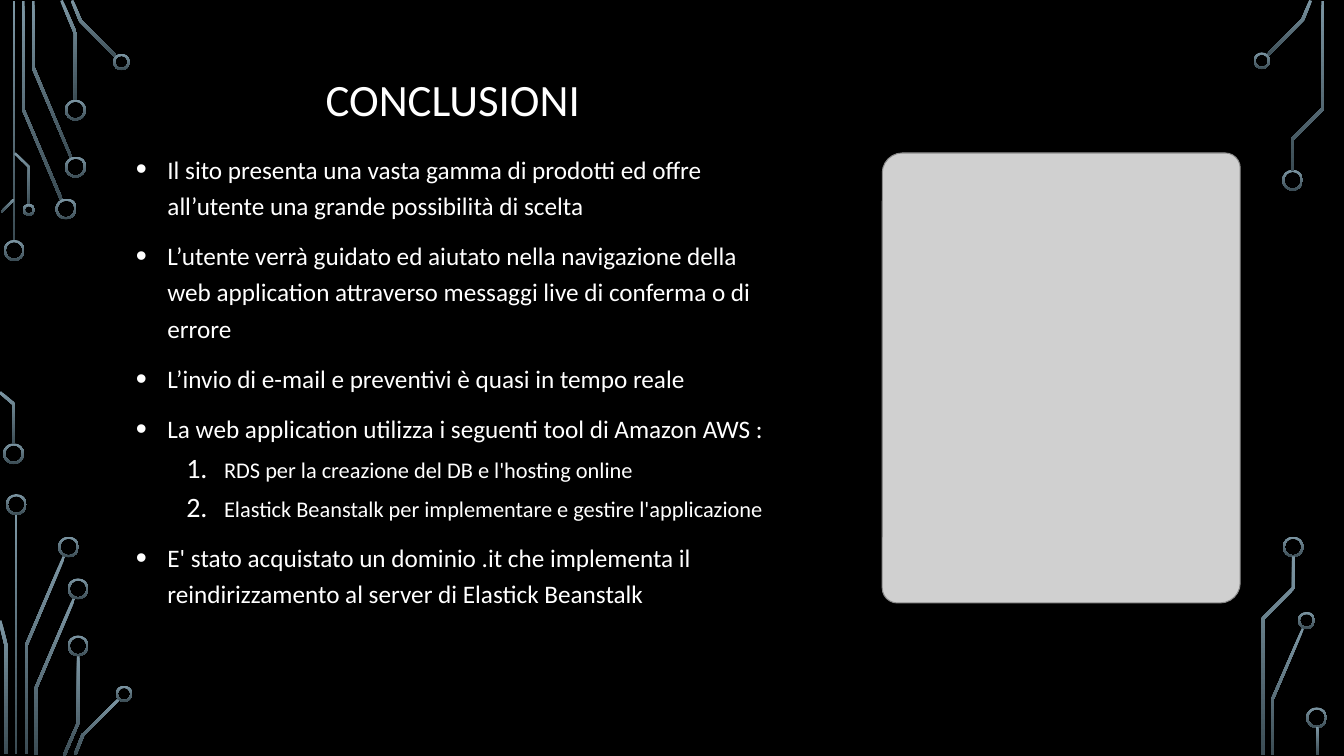
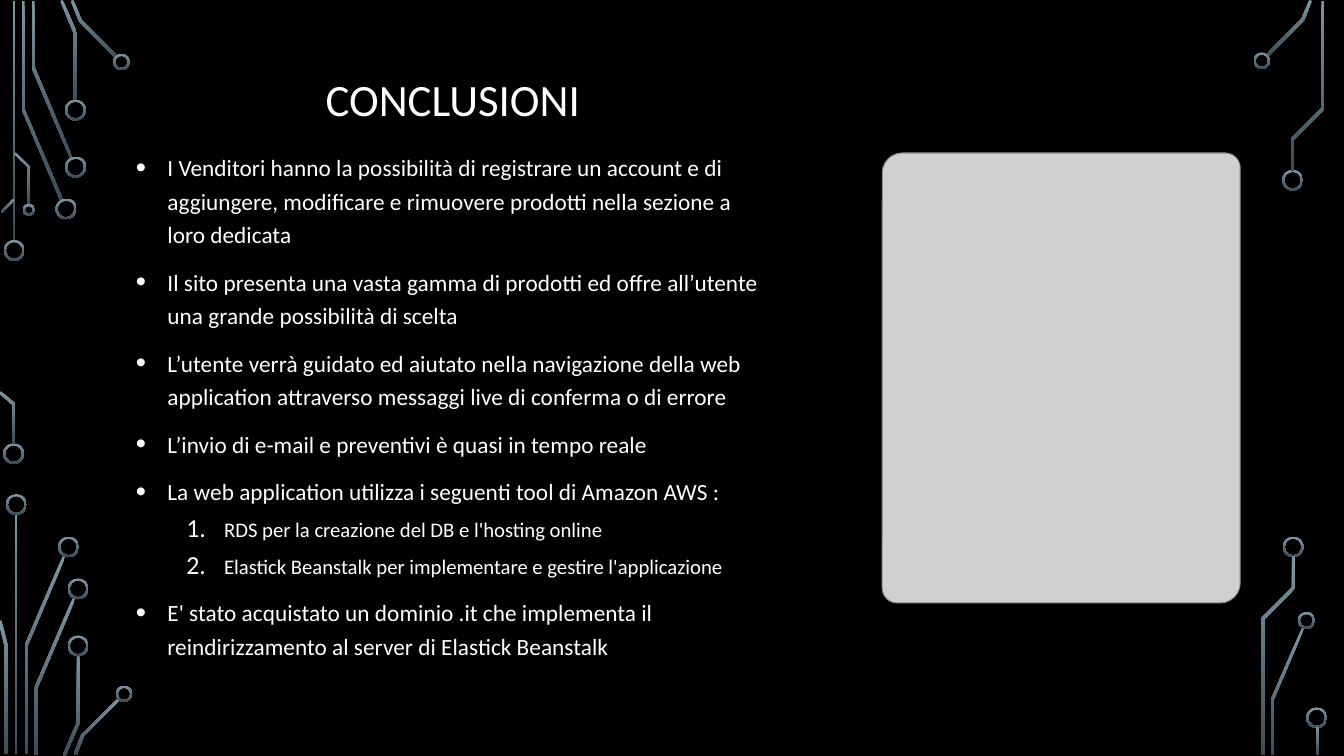
Before and after one commit to francmarrara/T-arredu, a slide deck: slide 10 of presentation/Presentazione T'arredu webApp.pptx. Drawn at 1344x756 pixels with LibreOffice and Linux fonts; fonts in the diff are those of the drawing; grey boxes stand for pictures; background and template pictures are left out. Boxes give left, top, right and bottom in pixels: in the first picture for what was removed or moved away, otherwise in the second. Text is boxed around its words. In the diff, an @@ line names an element or a change of style, - is before the commit and + after.

```diff
--- a/presentation/Presentazione T'arredu webApp.pptx
+++ b/presentation/Presentazione T'arredu webApp.pptx
@@ text at box(167, 160, 731, 243): paragraph added @@
+• I Venditori hanno la possibilità di registrare un account e di aggiungere, modificare e rimuovere prodotti nella sezione a loro dedicata
@@ text at box(167, 274, 757, 655): size 18 to 16.6 pt in "Il sito presenta una vasta gamma di ...", "L’utente verrà guidato ed aiutato nella navigazione ...", "L’invio di e-mail e preventivi è quasi ...", "La web application utilizza i seguenti tool ..." and 1 more places; size 16 to 14.8 pt in "RDS per la creazione del DB e ...", "Elastick Beanstalk per implementare e gestire l'applicazione" @@
```
Also in this commit, not shown: 6 other slides changed.
